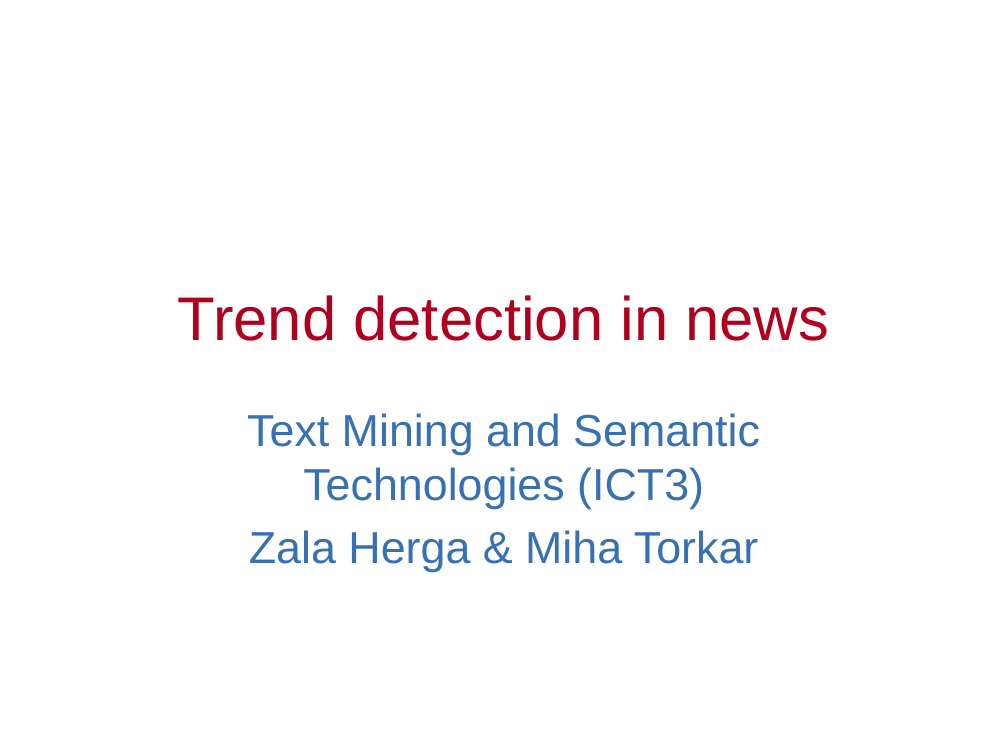
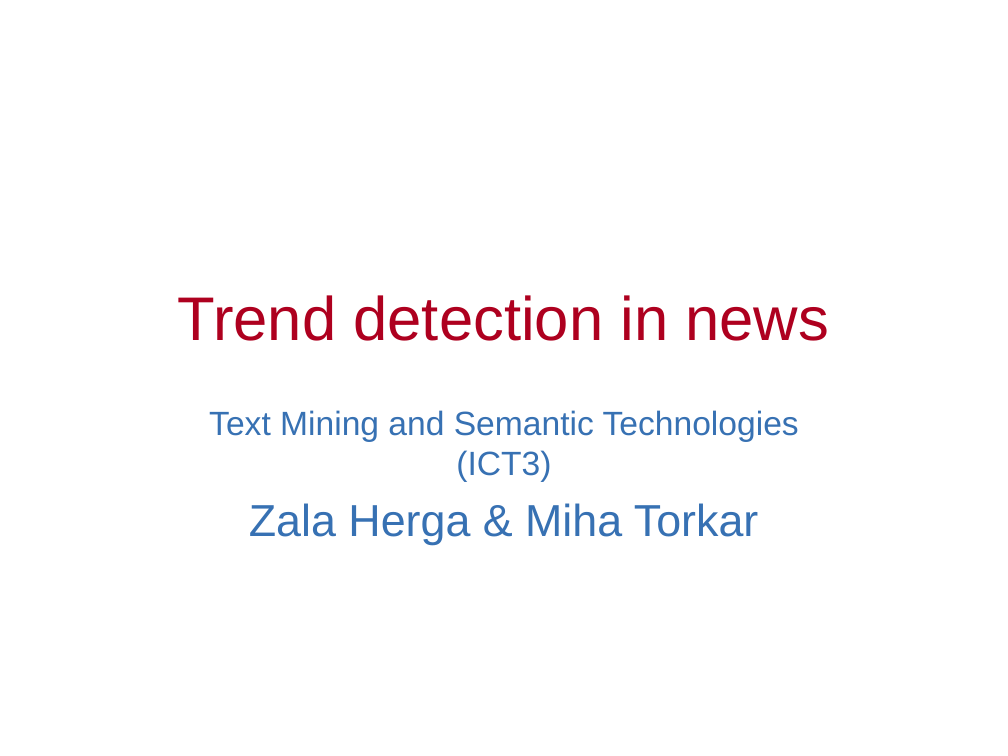
Before and after one commit to Zala/textMining, a slide deck: slide 1 of Presentation.pptx. Drawn at 1008x756 pixels with LibreOffice and Linux fonts; fonts in the diff are those of the drawing; background and template pictures are left out. Boxes give left, top, right and bottom in pixels: in the first picture for what was removed or moved away, otherwise in the second. Text is boxed around its words. In the diff, an @@ line names an element or a change of style, - is before the commit and + after.

```diff
--- a/Presentation.pptx
+++ b/Presentation.pptx
@@ subtitle at box(209, 410, 799, 482): size 32 to 24 pt in "Text Mining and Semantic Technologies (ICT3)"; less space between paragraphs @@
```
Also in this commit, not shown: 5 other slides changed, 1 slide added.
